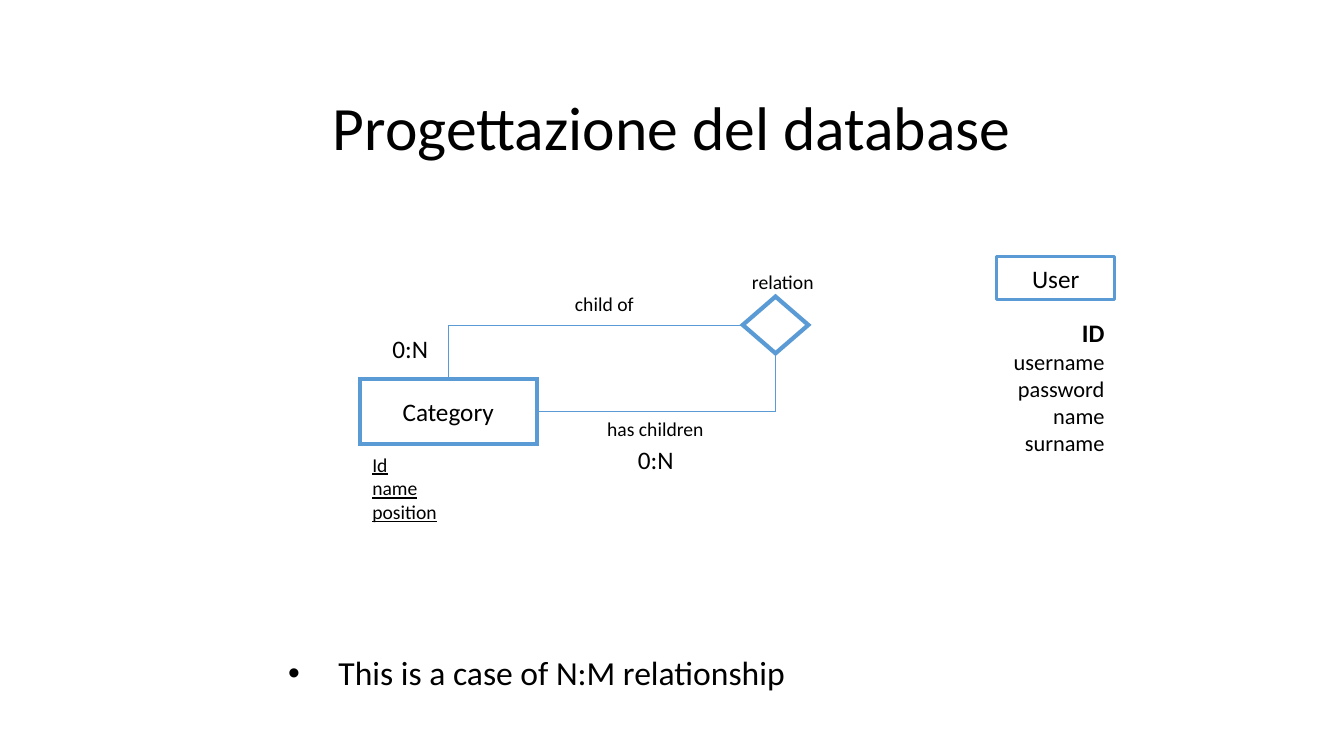
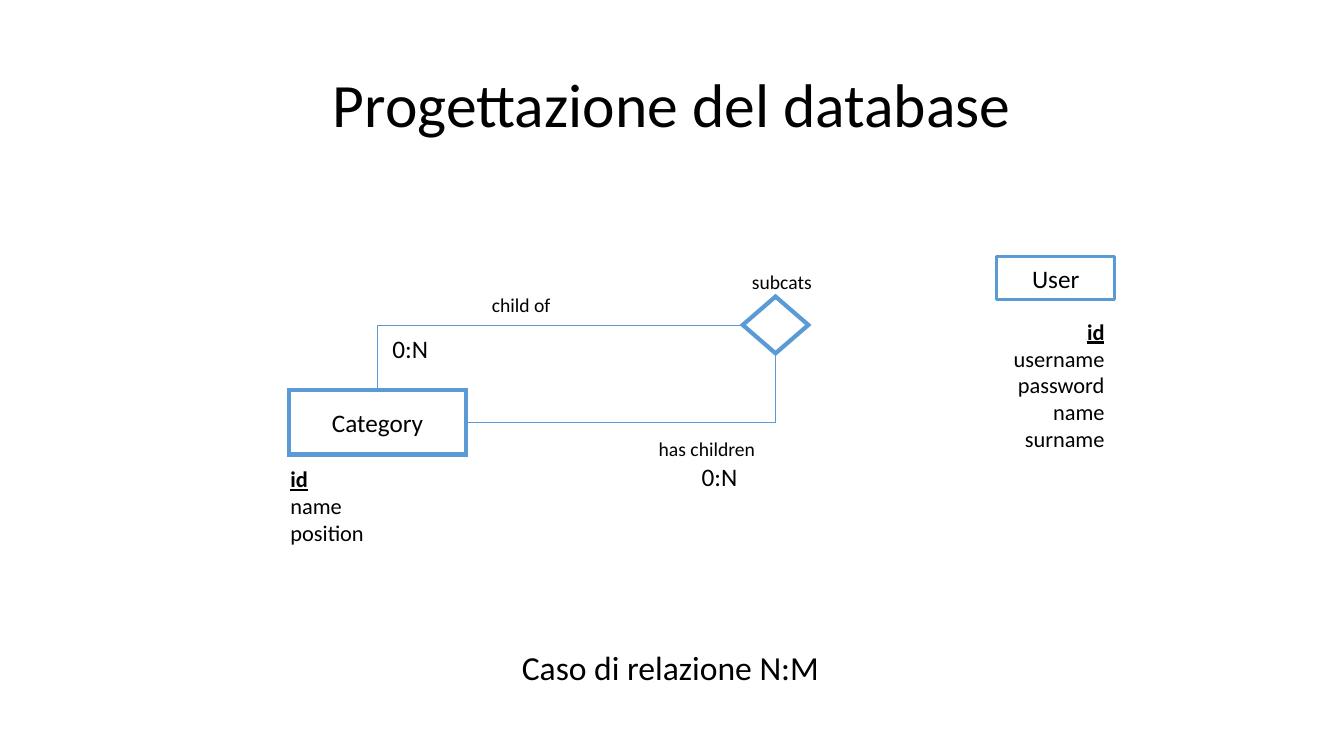
Before and after one commit to Trixyz28/TIW-ImgCatalog, a slide deck: slide 5 of Documents/ImgCatalog.pptx. Drawn at 1344x756 pixels with LibreOffice and Linux fonts; fonts in the diff are those of the drawing. Boxes give left, top, right and bottom in pixels: in the first picture for what was removed or moved away, otherwise in the second. Text is boxed around its words. In the diff, an @@ line names an element or a change of style, - is before the commit and + after.

```diff
--- a/Documents/ImgCatalog.pptx
+++ b/Documents/ImgCatalog.pptx
@@ title "Progettazione del database": place and size @@
-title "Progettazione del database" at [333,107,1010,161]
+title "Progettazione del database" at [333,84,1010,138]
@@ text "child of": place and size @@
-text "child of" at [575,297,633,311]
+text "child of" at [492,298,550,312]
@@ text at [752,275,812,295]: text changed @@
-relation
+subcats
@@ elbow line moved from (743, 325) - (449, 379) to (743, 325) - (377, 390) @@
@@ text at [1087,324,1104,344]: text changed; size 18 to 16 pt @@
-ID
+id
@@ elbow line moved from (537, 411) - (775, 354) to (466, 422) - (775, 354) @@
@@ rectangle "Category": place and size @@
-rectangle "Category" at [360,379,537,444]
+rectangle "Category" at [289,390,467,455]
@@ text "has children": place and size @@
-text "has children" at [607,422,703,436]
+text "has children" at [659,442,754,456]
@@ text "id": place and size @@
-text "id" at [372,458,436,522]
+text "id" at [290,471,363,545]
@@ text at [290,471,307,491]: text changed; size 14 to 16 pt; bold on @@
-Id
+id
@@ text "0:N": place and size @@
-text "0:N" at [638,452,674,469]
+text "0:N" at [702,469,738,486]
@@ text at [290,503,363,545]: size 14 to 16 pt, underline off in "name", "position" @@
@@ text at [522,656,819,681]: text changed @@
-• This is a case of N:M relationship
+Caso di relazione N:M
```
Also in this commit, not shown: 13 other slides changed, 5 slides added, 6 slides removed, 4 other files.
